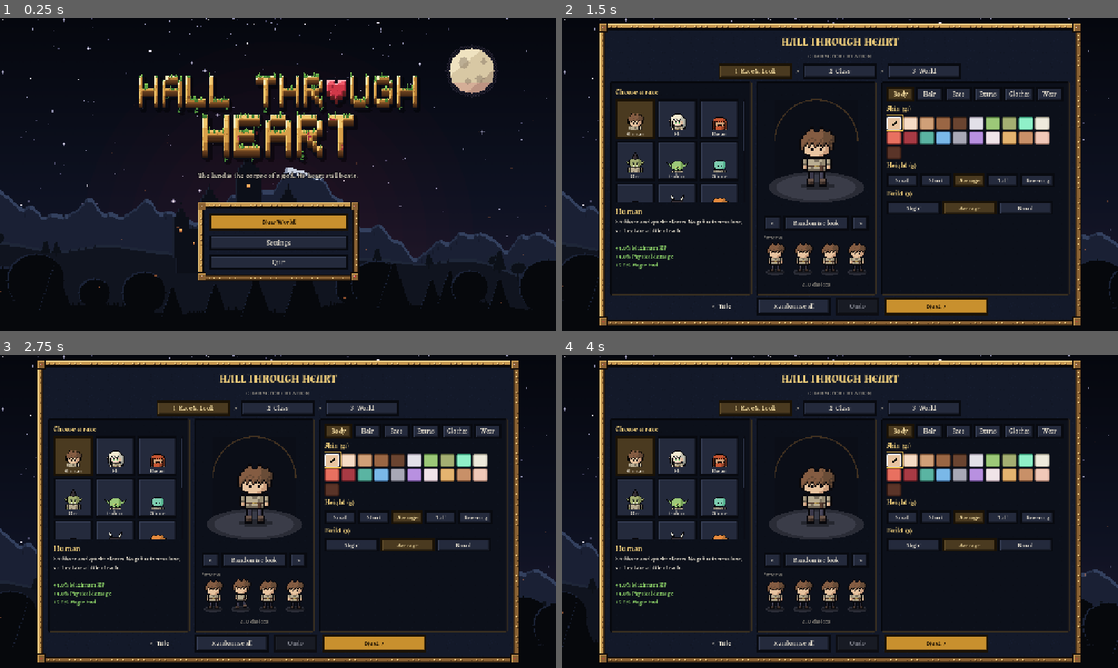
Above: before the commit, frames 1-4 (two rows, left to right).
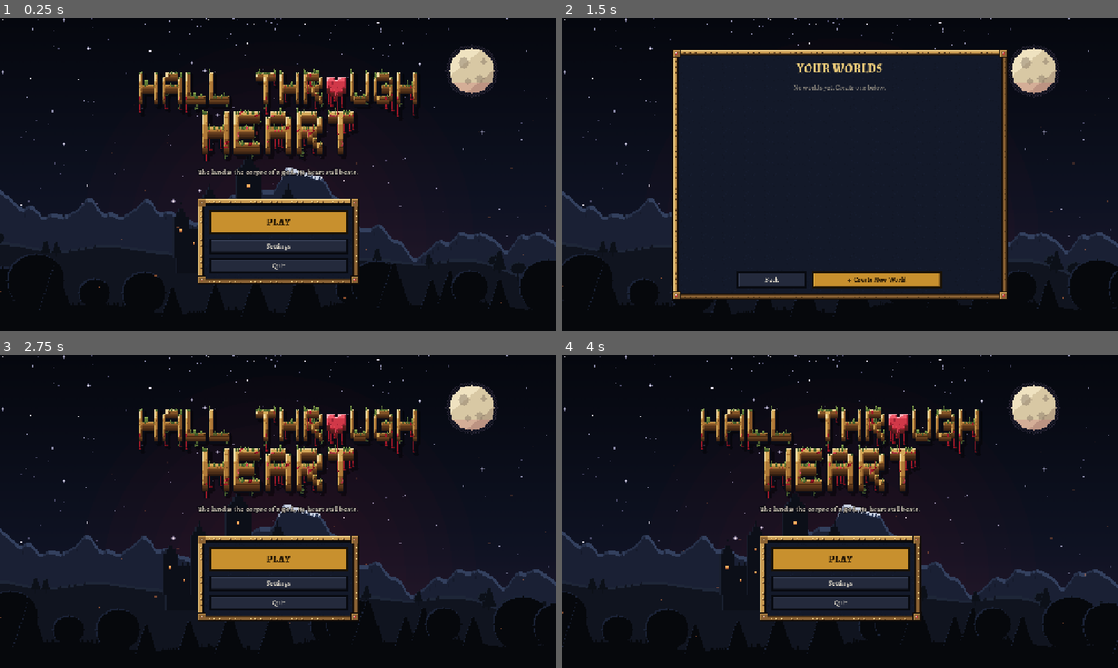
Above: after the commit, the same moments.

Repository: snamberi/Hall-Through-Heart
Game: Godot game, scene res://scenes/menu.tscn
Same seed, same stepped clock (60 frames per second), same inputs: the game is played once before the commit and once after it. Sound files missing from this copy of the repository are replaced by a short silence.
Inputs (mouse positions are in pixels of both pictures, inside the frame that each line leads up to):
- Up to frame 1 (0.25 s): no input
- Up to frame 2 (1.5 s): click (840, 221) at 0.5 s, where only the run before the commit has a clickable "New World"; click (756, 71) at 1.25 s, where only the run before the commit has a clickable "1 Race & Look"
- Up to frame 3 (2.75 s): click (211, 617) at 2 s, where only the run after the commit has a clickable "Back"
- Up to frame 4 (4 s): click (840, 408) at 2.75 s, where only the run before the commit has a clickable "2 Class"; click (756, 426) at 3.5 s, where only the run before the commit has a clickable "1 Race & Look"

The runs differ from the first frame. In frame 1, 9.6% of the frame differs, in the area x 25-75%, y 16-86%; in frame 2, 34%; in frame 3, 41%, in the area x 6-94%, y 1-99%; in frame 4, 41%.

Commit message:
No compass, a filling XP bar, one Play button, a bloodier logo
The compass strip along the top is gone. The XP bar's frame was wider
than the slim bar and hid its fill; slim bars now get a slim frame and
the bar is a little taller, so it fills as XP comes in.

The title has a single big PLAY: it opens your worlds, with Create New
World at the bottom (the creator's back button returns there).

The logo is tarnished bronze with sicklier moss, blood running off the
letters and the heart in drips that end in drops, and spatter across
HEART.

Co-Authored-By: Claude Opus 5.5 <noreply@anthropic.com>
Claude-Session: https://claude.ai/code/session_018VKRMzBJrrQDcMAxNX13Ea

Diff:
--- a/scripts/ui/hud.gd
+++ b/scripts/ui/hud.gd
@@ -26,8 +26,8 @@
 	for entry: Array in [[_health_bar, 12.0, 22.0], [_mana_bar, 42.0, 20.0], [_stamina_bar, 70.0, 20.0]]:
 		(entry[0] as Control).position = Vector2(44.0, entry[1])
 		(entry[0] as Control).size = Vector2(280.0, entry[2])
-	_xp_bar.position = Vector2(44.0, 120.0)
-	_xp_bar.size = Vector2(210.0, 8.0)
+	_xp_bar.position = Vector2(44.0, 119.0)
+	_xp_bar.size = Vector2(210.0, 10.0)
 	_level_label.position = Vector2(336.0, 8.0)
 	_bind(_health_bar, Color(0.72, 0.13, 0.17), 35, func() -> float:
 		return player.health.current / player.health.max_health, func() -> String:
@@ -86,10 +86,6 @@
 	var feed := PickupFeed.new()
 	feed.name = "PickupFeed"
 	add_child(feed)
-	var compass := CompassStrip.new()
-	compass.name = "Compass"
-	add_child(compass)
-	compass.setup(player)
 	_boss_bar.draw.connect(_draw_boss_bar)
 	Events.biome_discovered.connect(func(biome: String, xp: int) -> void:
 		DamageNumber.spawn_text(player.get_parent(), player.global_position + Vector2(0, -60), "Discovered: %s  (+%d XP)" % [biome, xp], UITheme.INFO, 14)
@@ -341,7 +337,7 @@
 		var size := bar.size
 		var share := clampf(fraction.call(), 0.0, 1.0)
 		trail["value"] = maxf(share, move_toward(trail["value"], share, get_process_delta_time() * 0.6))
-		var inner := Rect2(Vector2(3, 3), size - Vector2(6, 6))
+		var inner := Rect2(Vector2(3, 3), size - Vector2(6, 6)) if size.y >= 16.0 else Rect2(Vector2(1, 1), size - Vector2(2, 2))
 		bar.draw_rect(Rect2(Vector2.ZERO, size), Color(0.02, 0.02, 0.04, 0.92))
 		bar.draw_rect(inner, fill.darkened(0.82))
 		bar.draw_rect(Rect2(inner.position, Vector2(inner.size.x * trail["value"], inner.size.y)), Color(1.0, 0.92, 0.8, 0.55))
@@ -358,7 +354,12 @@
 		for tick in range(1, 10):
 			var tx := inner.position.x + inner.size.x * tick / 10.0
 			bar.draw_line(Vector2(tx, inner.end.y - 3.0), Vector2(tx, inner.end.y), Color(0, 0, 0, 0.45), 1.0)
-		bar.draw_style_box(_bar_frame, Rect2(Vector2(-3, -3), size + Vector2(6, 6)))
+		if size.y >= 16.0:
+			bar.draw_style_box(_bar_frame, Rect2(Vector2(-3, -3), size + Vector2(6, 6)))
+		else:
+			# A slim bar gets a slim frame: the slot frame's lip would cover it.
+			bar.draw_rect(Rect2(Vector2(-1, -1), size + Vector2(2, 2)), Color("8a6234"), false, 1.0)
+			bar.draw_rect(Rect2(Vector2(0, 0), Vector2(size.x, 1)), Color(1, 0.9, 0.6, 0.25))
 		if icon >= 0:
 			var medal := Vector2(-16.0, size.y / 2.0)
 			var radius := maxf(size.y / 2.0 + 3.0, 11.0)
--- a/scripts/ui/main_menu.gd
+++ b/scripts/ui/main_menu.gd
@@ -146,18 +146,11 @@
 	var buttons := VBoxContainer.new()
 	buttons.add_theme_constant_override("separation", 10)
 	panel.add_child(buttons)
-	var last := GameSettings.last_slot
-	if SaveGame.has_slot(last):
-		var parsed: Variant = JSON.parse_string(FileAccess.get_file_as_string(SaveGame.DIRECTORY.path_join(last + ".json")))
-		var meta: Dictionary = parsed.get("meta", {}) if parsed is Dictionary else {}
-		var resume := UITheme.primary_button("Continue  ·  %s" % meta.get("name", "your world"), _play.bind(last), 320.0)
-		buttons.add_child(resume)
-	if not SaveGame.list_slots().is_empty():
-		buttons.add_child(UITheme.button("Load a World", show_page.bind("load"), 320.0))
-	if SaveGame.has_slot(last):
-		buttons.add_child(UITheme.button("New World", show_page.bind("new"), 320.0))
-	else:
-		buttons.add_child(UITheme.primary_button("New World", show_page.bind("new"), 320.0))
+	# One way in: Play opens your worlds, with a new one at the bottom.
+	var play := UITheme.primary_button("PLAY", show_page.bind("load"), 320.0)
+	play.custom_minimum_size.y = 56.0
+	UITheme.font_size(play, 24)
+	buttons.add_child(play)
 	buttons.add_child(UITheme.button("Settings", show_page.bind("settings"), 320.0))
 	buttons.add_child(UITheme.button("Quit", get_tree().quit, 320.0))
 	return box
@@ -177,15 +170,22 @@
 	_save_list.add_theme_constant_override("separation", 8)
 	_save_list.size_flags_horizontal = Control.SIZE_EXPAND_FILL
 	scroll.add_child(_save_list)
-	var back := UITheme.button("Back", show_page.bind("home"), 200.0)
-	back.size_flags_horizontal = Control.SIZE_SHRINK_CENTER
-	box.add_child(back)
+	var bottom := HBoxContainer.new()
+	bottom.add_theme_constant_override("separation", 12)
+	bottom.alignment = BoxContainer.ALIGNMENT_CENTER
+	box.add_child(bottom)
+	bottom.add_child(UITheme.button("Back", show_page.bind("home"), 160.0))
+	bottom.add_child(UITheme.primary_button("+  Create New World", show_page.bind("new"), 300.0))
 	return _framed(box)
 
 
 func _fill_save_list() -> void:
 	for child in _save_list.get_children():
 		child.queue_free()
+	if SaveGame.list_slots().is_empty():
+		var none := UITheme.label("No worlds yet. Create one below.", 16, UITheme.DIM)
+		none.horizontal_alignment = HORIZONTAL_ALIGNMENT_CENTER
+		_save_list.add_child(none)
 	for slot in SaveGame.list_slots():
 		var meta: Dictionary = slot["meta"]
 		var card := UITheme.inset_panel()
@@ -518,7 +518,7 @@
 		_step_pages[id].visible = id == step
 		_step_buttons[id].set_pressed_no_signal(id == step)
 	_next_button.text = "Create World  >" if step == "world" else "Next  >"
-	_back_button.text = "<  Title" if step == "look" else "<  Back"
+	_back_button.text = "<  Worlds" if step == "look" else "<  Back"
 	if step == "world":
 		_update_summary()
 
@@ -534,7 +534,7 @@
 func _step_back() -> void:
 	var index := STEPS.map(func(s: Array) -> String: return s[0]).find(_step)
 	if index <= 0:
-		show_page("home")
+		show_page("load")
 	else:
 		_show_step(STEPS[index - 1][0])
 
Binary file changed: assets/ui/logo.png
